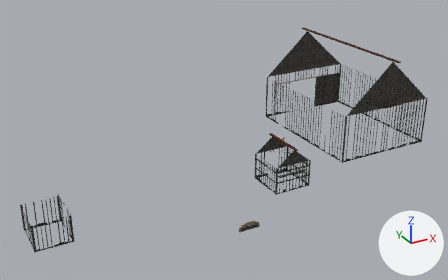
An edit to the glTF model ocean/swat/assets/environment/hollow_v1/hollow_outbuildings_trim.glb, drawn before and after from the same camera.
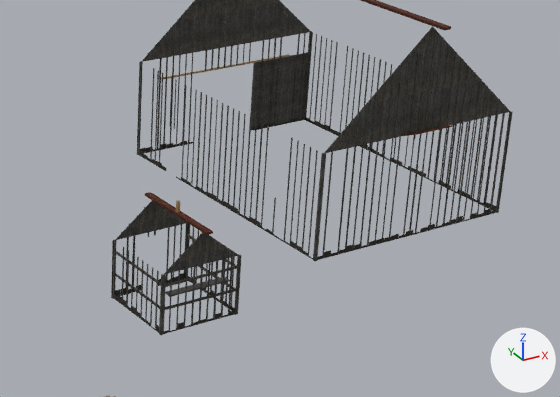
The first picture shows the older version from a 50 mm camera at (0.3, -40.8, 22.9) aimed at (22.0, -1.3, 3.2). The close-ups show the older and then the newer version on the part from 46% to 100% of the width and 18% to 79% of the height of that picture. Only the edits that show in the close-ups are written down. Arrows for +X, +Y and +Z are at lower right; the lights stay in place. Vertices at exactly the same position are counted once.

Names of what the first close-up shows: 'hollow_outbuildings_trim'.
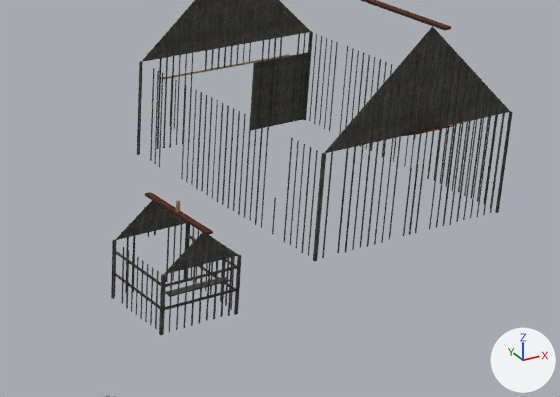
Where the change shows, as pixel boxes (x1, y1, x2, y2) in the close-ups (560 x 397 px):
part 1 of me_hollow_outbuildings_trim, deleted: before (114, 117, 496, 334)

The change in detail:
me_hollow_outbuildings_trim is used by ob_hollow_outbuildings_trim; location (0.0, 0.0, 0.0).
me_hollow_outbuildings_trim had 3688 vertices, 5532 faces and spanned x 5.9..41.1, y -12.0..8.8, z 0.0..8.4.
me_hollow_outbuildings_trim now has 2280 vertices, 3420 faces and spans x 5.9..41.1, y -12.0..8.8, z 0.0..8.4.
me_hollow_outbuildings_trim part 1: 176 loose pieces with 1408 vertices, spanning x 6.0..41.0, y -6.0..8.0, z 0.0..0.3, are deleted.
me_hollow_outbuildings_trim no longer uses material mat_board_rot (picture img_planks_rot).
